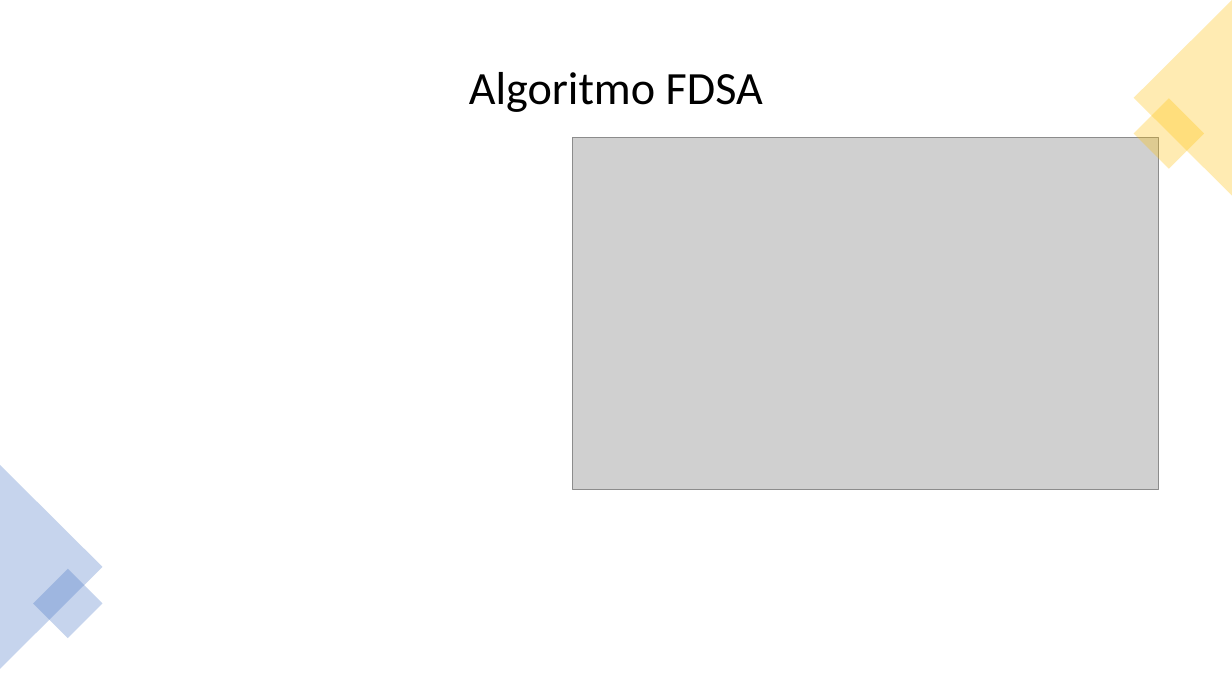
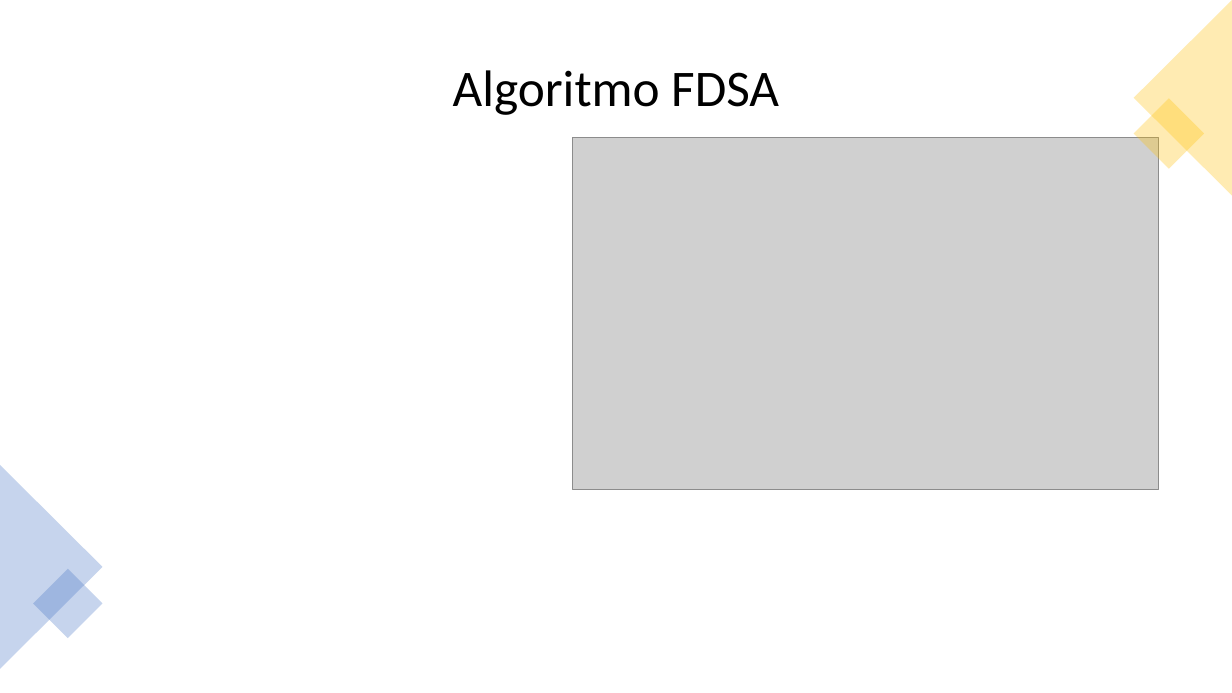
Before and after one commit to af20/mds_decision_making, a slide deck: slide 10 of R/Decision Making slides.pptx. Drawn at 1232x693 pixels with LibreOffice and Linux fonts; fonts in the diff are those of the drawing; grey boxes stand for pictures. Boxes give left, top, right and bottom in pixels: in the first picture for what was removed or moved away, otherwise in the second. Text is boxed around its words. In the diff, an @@ line names an element or a change of style, - is before the commit and + after.

Commit message:
In teoria manca solo FDSA

```diff
--- a/R/Decision Making slides.pptx
+++ b/R/Decision Making slides.pptx
@@ title "Algoritmo FDSA" at <box>453,70,779,115</box>: size 36 to 40 pt @@
```
Also in this commit, not shown: 8 other slides changed.
